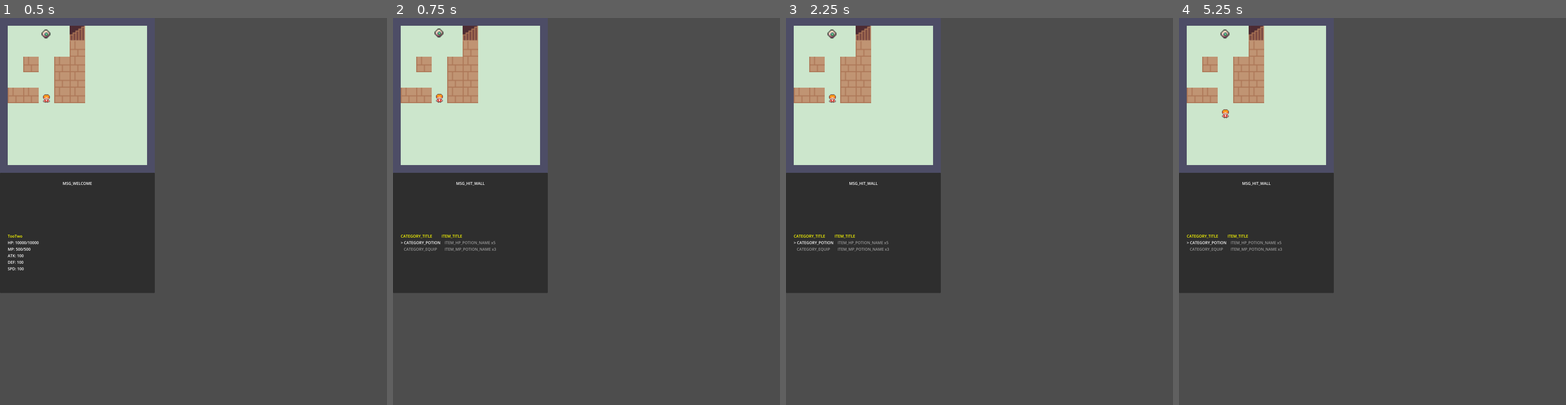
Above: before the commit, frames 1-4 (left to right).
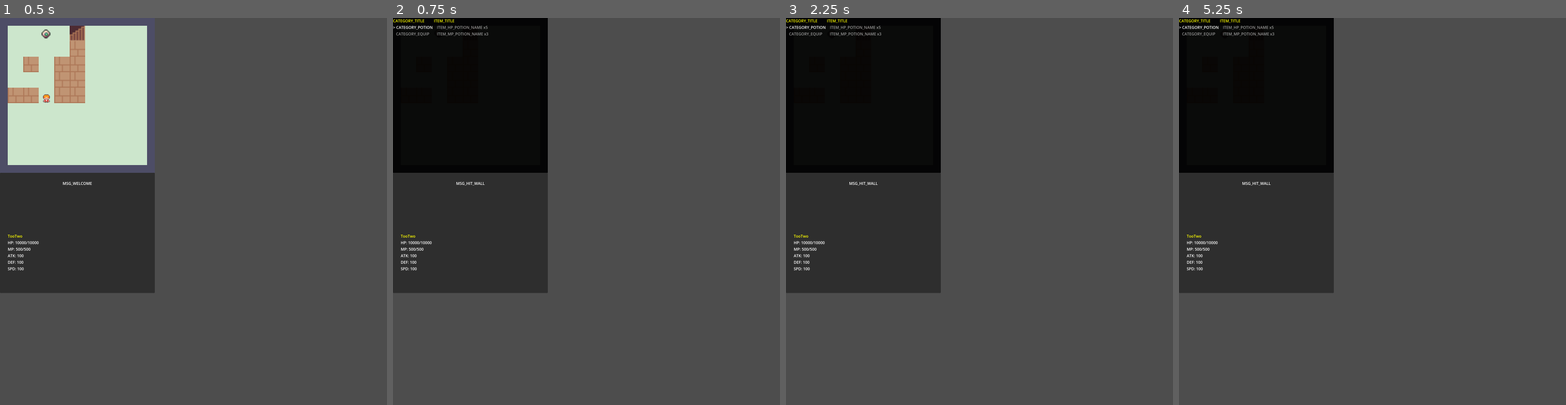
Above: after the commit, the same moments.

Repository: yifan-lee/ATB_Tower_Climber
Game: Godot game, scene res://scenes/main.tscn
Same seed, same stepped clock (60 frames per second), same inputs: the game is played once before the commit and once after it. The project has no main scene, so this scene is started directly.
Inputs:
- Up to frame 1 (0.5 s): no input
- Up to frame 2 (0.75 s): tap Enter (ui_accept) at 0.5 s; hold Right (ui_right) from 0.53 s (still down); tap B at 0.6 s
- Up to frame 3 (2.25 s): tap Enter (ui_accept) at 0.77, 1.25, 1.52, 2 s; release Right (ui_right) at 1.28 s; hold Down (ui_down) 1.28-2.03 s; tap C at 1.35 s; hold Right (ui_right) from 2.03 s (still down); tap B at 2.1 s
- Up to frame 4 (5.25 s): tap Enter (ui_accept) at 2.75, 3.02, 3.77, 4.25, 4.52 s; release Right (ui_right) at 2.78 s; hold Up (ui_up) 2.78-3.53 s; tap C at 2.85, 4.35 s; hold Left (ui_left) 3.53-5.03 s; tap B at 3.6, 5.1 s; hold Down (ui_down) from 5.03 s (still down)

Frame 1 is identical in both runs. In frame 2, 16% of the frame differs, in the area x 0-40%, y 0-66%; in frame 3, 16%; in frame 4, 16%.

Commit message:
improve bag display

Diff:
--- a/core/event_bus.gd
+++ b/core/event_bus.gd
@@ -5,6 +5,9 @@
 # 发送系统消息的信号，参数是要翻译的文本 Key
 signal show_system_message(msg_data: Variant)
 
+# 物品预览信号
+signal preview_item(item_data: Resource)
+signal clear_preview()
 
 # [新增] 玩家成功移动到了一个新的网格坐标
 signal player_stepped(grid_pos: Vector2i)
--- a/data/item.gd
+++ b/data/item.gd
@@ -12,13 +12,28 @@
 @export var type: ItemType
 @export var effect_hp: int = 0
 @export var effect_mp: int = 0
+@export var effect_atk: int = 0
+@export var effect_def: int = 0
+@export var effect_spd: int = 0
 @export var description: String
 
-func setup(id: String, n: String, t: ItemType, hp: int, mp: int, desc: String) -> Item:
+func setup(id: String, n: String, t: ItemType, hp: int, mp: int, desc: String, atk: int = 0, def: int = 0, spd: int = 0) -> Item:
 	item_id = id
 	item_name = n
 	type = t
 	effect_hp = hp
 	effect_mp = mp
+	effect_atk = atk
+	effect_def = def
+	effect_spd = spd
 	description = desc
 	return self
+
+func get_effects() -> Dictionary:
+	var effects = {}
+	if effect_hp != 0: effects["hp"] = effect_hp
+	if effect_mp != 0: effects["mp"] = effect_mp
+	if effect_atk != 0: effects["atk"] = effect_atk
+	if effect_def != 0: effects["def"] = effect_def
+	if effect_spd != 0: effects["spd"] = effect_spd
+	return effects
--- a/scenes/main.gd
+++ b/scenes/main.gd
@@ -5,6 +5,7 @@
 const InfoPanel = preload("res://ui/info_panel.gd")
 const Player = preload("res://entities/player.gd")
 const BattleScene = preload("res://scenes/battle.gd")
+const InventoryView = preload("res://ui/inventory_view.gd")
 
 
 var game_container: Control
@@ -13,6 +14,7 @@
 var current_battle: Node = null
 var current_map: Node2D
 var player_instance: CharacterBody2D
+var inventory_view: Control
 
 func _ready():
 	game_container = Control.new()
@@ -60,6 +62,12 @@
 	# 将玩家也添加到 GameContainer，它与地图是分离的！
 	game_container.add_child(player_instance)
 
+	# 4. 加载背包层 (覆盖在 GameContainer 最上层)
+	inventory_view = InventoryView.new()
+	# 设置锚点为全屏
+	inventory_view.set_anchors_and_offsets_preset(Control.PRESET_FULL_RECT)
+	game_container.add_child(inventory_view)
+
 func _on_map_change_requested(target_scene_path: String, spawn_grid_pos: Vector2i):
 	# 1. 挂起旧地图（为了解决隐形墙Bug，这里必须从树上拔除碰撞体）
 	if current_map != null:
@@ -89,6 +97,9 @@
 		# 确保玩家显示在地图上层
 		if player_instance and player_instance.get_parent() == game_container:
 			game_container.move_child(player_instance, -1)
+		# 确保背包界面在最顶层（覆盖地图和玩家）
+		if inventory_view and inventory_view.get_parent() == game_container:
+			game_container.move_child(inventory_view, -1)
 	else:
 		if map_node.get_parent() != null:
 			game_container.remove_child(map_node) # 只有 remove_child 才能彻底拔除物理隐形墙！
@@ -150,6 +161,7 @@
 		current_map.process_mode = Node.PROCESS_MODE_DISABLED
 	if player_instance:
 		player_instance.process_mode = Node.PROCESS_MODE_DISABLED
+		player_instance.hide()
 
 func _resume_map_and_player():
 	if current_map:
--- a/ui/info_panel.gd
+++ b/ui/info_panel.gd
@@ -4,7 +4,6 @@
 const SystemMessageView = preload("res://ui/system_message_view.gd")
 const SkillMenuView = preload("res://ui/skill_menu_view.gd")
 const StatInfoView = preload("res://ui/stat_info_view.gd")
-const InventoryView = preload("res://ui/inventory_view.gd")
 
 func _ready():
 	# 让整个 Panel 填满 UIContainer 的大小
@@ -27,8 +26,5 @@
 	var stat_info_view = StatInfoView.new()
 	content_vbox.add_child(stat_info_view)
 
-	var inventory_view = InventoryView.new()
-	content_vbox.add_child(inventory_view)
-
 	var skill_menu = SkillMenuView.new()
 	content_vbox.add_child(skill_menu)
--- a/ui/inventory_view.gd
+++ b/ui/inventory_view.gd
@@ -1,9 +1,11 @@
 # res://ui/inventory_view.gd
-extends HBoxContainer
+extends PanelContainer
 
 var player_stats: Stats
 var category_list_box: VBoxContainer
 var item_list_box: VBoxContainer
+var desc_label: RichTextLabel
+var hbox: HBoxContainer
 
 enum FocusSide {CATEGORY, ITEMS}
 var current_focus: FocusSide = FocusSide.CATEGORY
@@ -21,12 +23,22 @@
 	size_flags_horizontal = Control.SIZE_EXPAND_FILL
 	size_flags_vertical = Control.SIZE_EXPAND_FILL
 
+	var style = StyleBoxFlat.new()
+	style.bg_color = Color(0, 0, 0, 0.95)
+	add_theme_stylebox_override("panel", style)
+
+	# Create an HBoxContainer for layout
+	hbox = HBoxContainer.new()
+	hbox.size_flags_horizontal = Control.SIZE_EXPAND_FILL
+	hbox.size_flags_vertical = Control.SIZE_EXPAND_FILL
+	add_child(hbox)
+
 	player_stats = EntityDB.get_stats("player")
 
 	# Left panel
 	var left_panel = VBoxContainer.new()
 	left_panel.custom_minimum_size = Vector2(150, 0)
-	add_child(left_panel)
+	hbox.add_child(left_panel)
 
 	left_panel.add_child(_create_title("CATEGORY_TITLE"))
 	category_list_box = VBoxContainer.new()
@@ -35,7 +47,7 @@
 	# Right panel
 	var right_panel = VBoxContainer.new()
 	right_panel.size_flags_horizontal = Control.SIZE_EXPAND_FILL
-	add_child(right_panel)
+	hbox.add_child(right_panel)
 
 	right_panel.add_child(_create_title("ITEM_TITLE"))
 
@@ -46,6 +58,13 @@
 
 	item_list_box = VBoxContainer.new()
 	scroll.add_child(item_list_box)
+
+	# Description Box
+	desc_label = RichTextLabel.new()
+	desc_label.bbcode_enabled = true
+	desc_label.custom_minimum_size = Vector2(0, 80)
+	desc_label.size_flags_horizontal = Control.SIZE_EXPAND_FILL
+	right_panel.add_child(desc_label)
 
 	EventBus.show_inventory.connect(_on_show_inventory)
 	EventBus.hide_inventory.connect(_on_hide_inventory)
@@ -66,6 +85,7 @@
 
 func _on_hide_inventory():
 	visible = false
+	EventBus.clear_preview.emit()
 
 func _refresh_categories():
 	for child in category_list_box.get_children():
@@ -127,15 +147,25 @@
 			category_labels[i].text = "   " + category_labels[i].text
 			category_labels[i].modulate = Color(0.6, 0.6, 0.6)
 
-	# Update item labels
+	# Update item labels and description
+	desc_label.text = ""
+	var item_previewed = false
 	for i in range(item_labels.size()):
 		item_labels[i].text = item_labels[i].text.trim_prefix("   ").trim_prefix("> ")
 		if i == item_index and current_focus == FocusSide.ITEMS:
 			item_labels[i].text = "> " + item_labels[i].text
 			item_labels[i].modulate = Color(1, 1, 1)
+
+			var itm_data = current_items[i].data
+			desc_label.text = "[color=yellow]" + tr(itm_data.item_name) + "[/color]\n" + tr(itm_data.description)
+			EventBus.preview_item.emit(itm_data)
+			item_previewed = true
 		else:
 			item_labels[i].text = "   " + item_labels[i].text
 			item_labels[i].modulate = Color(0.6, 0.6, 0.6)
+
+	if not item_previewed:
+		EventBus.clear_preview.emit()
 
 func _input(event):
 	if not visible:
--- a/ui/stat_info_view.gd
+++ b/ui/stat_info_view.gd
@@ -3,11 +3,11 @@
 
 var player_stats: Stats
 
-var hp_lbl: Label
-var mp_lbl: Label
-var atk_lbl: Label
-var def_lbl: Label
-var spd_lbl: Label
+var hp_lbl: RichTextLabel
+var mp_lbl: RichTextLabel
+var atk_lbl: RichTextLabel
+var def_lbl: RichTextLabel
+var spd_lbl: RichTextLabel
 
 func _ready():
 	size_flags_horizontal = Control.SIZE_EXPAND_FILL
@@ -17,9 +17,12 @@
 
 	var vbox = VBoxContainer.new()
 	vbox.size_flags_horizontal = Control.SIZE_EXPAND_FILL
-	add_child(vbox) # 修复了原先没有 add_child 的问题
+	add_child(vbox)
 
-	vbox.add_child(_create_label(player_stats.entity_name, Color(1, 1, 0)))
+	var name_lbl = _create_label(player_stats.entity_name)
+	name_lbl.add_theme_color_override("default_color", Color(1, 1, 0))
+	vbox.add_child(name_lbl)
+
 	hp_lbl = _create_label("")
 	mp_lbl = _create_label("")
 	atk_lbl = _create_label("")
@@ -34,17 +37,17 @@
 
 	_update_stats()
 
-	# 监听现成的战斗全局事件
 	EventBus.encounter_monster.connect(_on_encounter_monster)
 	EventBus.battle_ended.connect(_on_battle_ended)
-	EventBus.show_inventory.connect(_on_show_inventory)
-	EventBus.hide_inventory.connect(_on_hide_inventory)
 	EventBus.player_stats_changed.connect(_update_stats)
+	EventBus.preview_item.connect(_on_preview_item)
+	EventBus.clear_preview.connect(_on_clear_preview)
 
-func _create_label(text: String, color: Color = Color.WHITE) -> Label:
-	var lbl = Label.new()
+func _create_label(text: String) -> RichTextLabel:
+	var lbl = RichTextLabel.new()
+	lbl.bbcode_enabled = true
+	lbl.fit_content = true
 	lbl.text = text
-	lbl.add_theme_color_override("font_color", color)
 	return lbl
 
 func _update_stats():
@@ -54,16 +57,41 @@
 	def_lbl.text = "DEF: " + str(player_stats.def)
 	spd_lbl.text = "SPD: " + str(player_stats.spd)
 
+func _on_preview_item(item_data: Resource):
+	_update_stats() # Reset to base state first
+
+	var stat_labels = {
+		"hp": hp_lbl,
+		"mp": mp_lbl,
+		"atk": atk_lbl,
+		"def": def_lbl,
+		"spd": spd_lbl
+	}
+
+	var effects = item_data.get_effects()
+
+	for stat_name in effects.keys():
+		var val = effects[stat_name]
+		var lbl = stat_labels[stat_name]
+
+		# Limit potion healing to max capacity
+		if item_data.type == Item.ItemType.POTION and (stat_name == "hp" or stat_name == "mp"):
+			var max_val = player_stats.max_hp if stat_name == "hp" else player_stats.max_mp
+			var cur_val = player_stats.current_hp if stat_name == "hp" else player_stats.current_mp
+			val = min(val, max_val - cur_val)
+			if val <= 0: continue
+
+		if val > 0:
+			lbl.text += " [color=green](+" + str(val) + ")[/color]"
+		elif val < 0:
+			lbl.text += " [color=red](" + str(val) + ")[/color]"
+
+func _on_clear_preview():
+	_update_stats()
+
 func _on_encounter_monster(_id: String, _node: Node):
 	visible = false
 
 func _on_battle_ended(_result: String):
 	_update_stats()
 	visible = true
-
-func _on_show_inventory():
-	visible = false
-
-func _on_hide_inventory():
-	_update_stats()
-	visible = true
